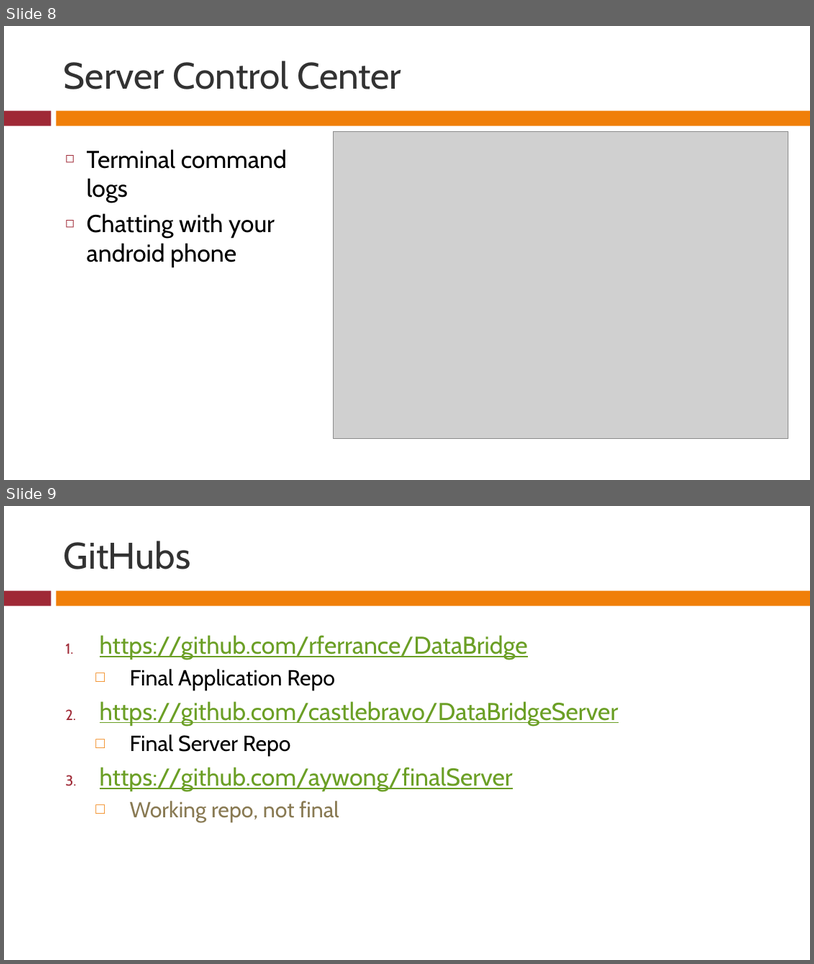
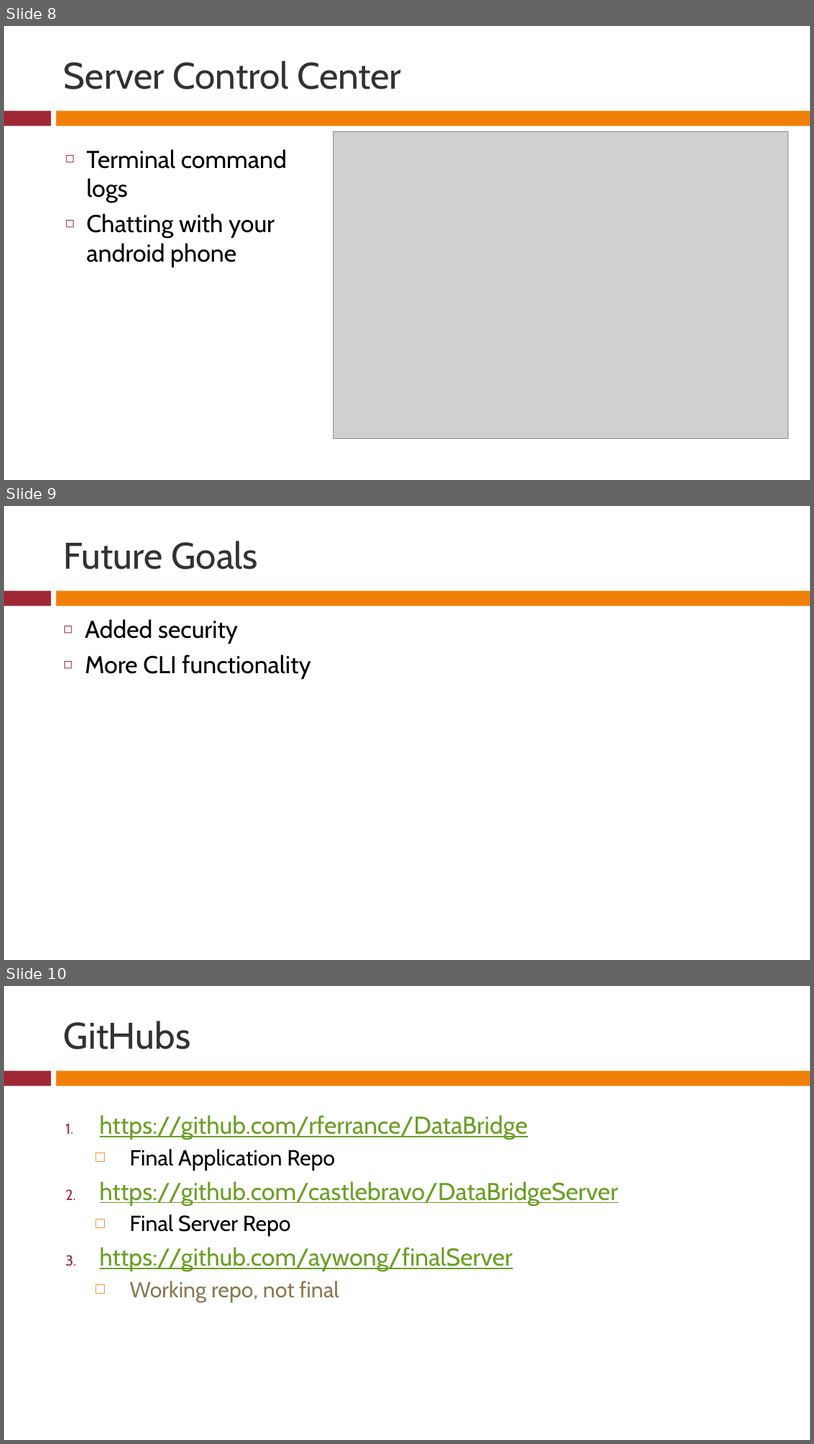
Before and after one commit to rferrance/DataBridge, a slide deck: DataBridgePresentation.pptx. Shown one above the other, each under a label of ours: slides 8 and 9 before the commit, slides 8, 9 and 10 after it. The pictures are 814x964 and 814x1444 pixels, drawn with LibreOffice and Linux fonts; fonts in the diff are those of the drawing; grey boxes stand for pictures. Boxes give left, top, right and bottom in pixels: in the first picture for what was removed or moved away, otherwise in the second. Text is boxed around its words. In the diff, an @@ line names an element or a change of style, - is before the commit and + after.

```diff
--- a/DataBridgePresentation.pptx
+++ b/DataBridgePresentation.pptx
@@ slide 9 added at [4, 506, 810, 960], background #FFFFFF; not listed: 2 template elements that a slide beside it also shows @@
@@ title added at [64, 541, 258, 569], 44 pt, text #323232 @@
+Future Goals
@@ text added at [85, 619, 311, 679], 29 pt, text #000000 @@
+◻ Added security
+◻ More CLI functionality
@@ what was slide 9 is now slide 10 @@
```
Also in this commit, not shown: 3 slides changed, 1 slide removed.
